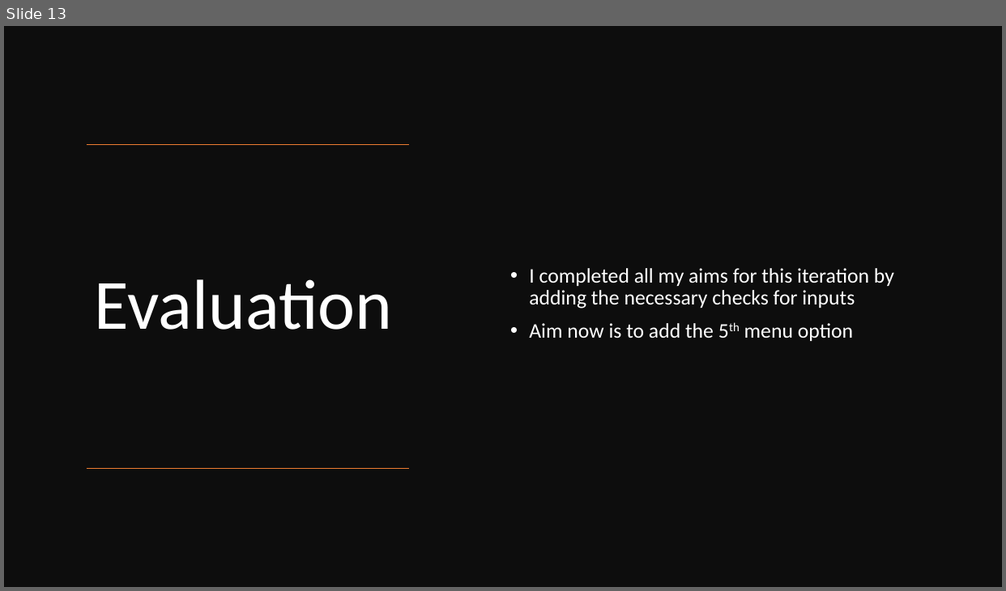
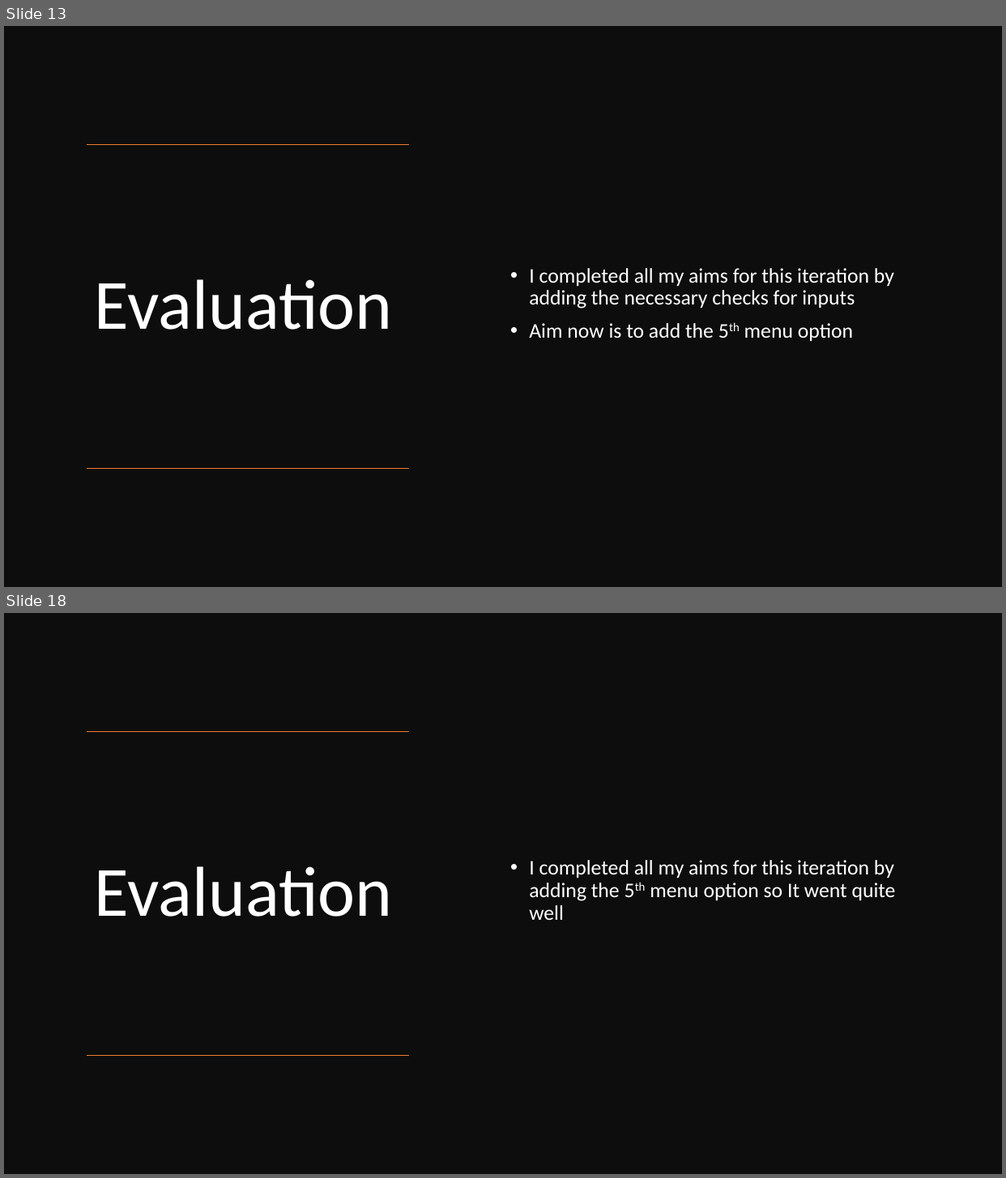
Before and after one commit to Max-Hitchings/Bright-Sparks-School-System, a slide deck: Bright Sparks Documentation.pptx. Shown one above the other, each under a label of ours: slide 13 before the commit, slides 13 and 18 after it; the slides between them are not shown. The pictures are 1006x591 and 1006x1178 pixels, drawn with LibreOffice and Linux fonts; fonts in the diff are those of the drawing. Boxes give left, top, right and bottom in pixels: in the first picture for what was removed or moved away, otherwise in the second. Text is boxed around its words. In the diff, an @@ line names an element or a change of style, - is before the commit and + after.

Commit message:
Iteration 3 documentation

```diff
--- a/Bright Sparks Documentation.pptx
+++ b/Bright Sparks Documentation.pptx
@@ slide 18 added at box(4, 613, 1002, 1174), background #FFFFFF @@
@@ rectangle added at box(4, 613, 1002, 1174), fill #0D0D0D @@
@@ line added from (409, 732) to (87, 732), #ED7D31 1 pt @@
@@ title added at box(95, 867, 393, 917), 68 pt, text #FFFFFF @@
+Evaluation
@@ text added at box(529, 860, 896, 920), 20 pt, text #FFFFFF @@
+• I completed all my aims for this iteration by adding the 5th menu option so It went quite well
@@ line added from (409, 1055) to (87, 1055), #ED7D31 1 pt @@
```
Also in this commit, not shown: 4 other slides added.
